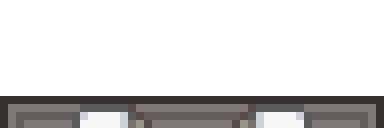
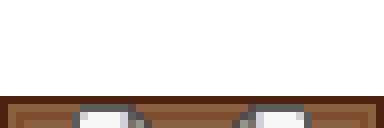
Two versions of the same layered image (w=384, h=128). Layer-by-layer changes:
painted on "Layer 1" over [0, 96, 384, 128]
